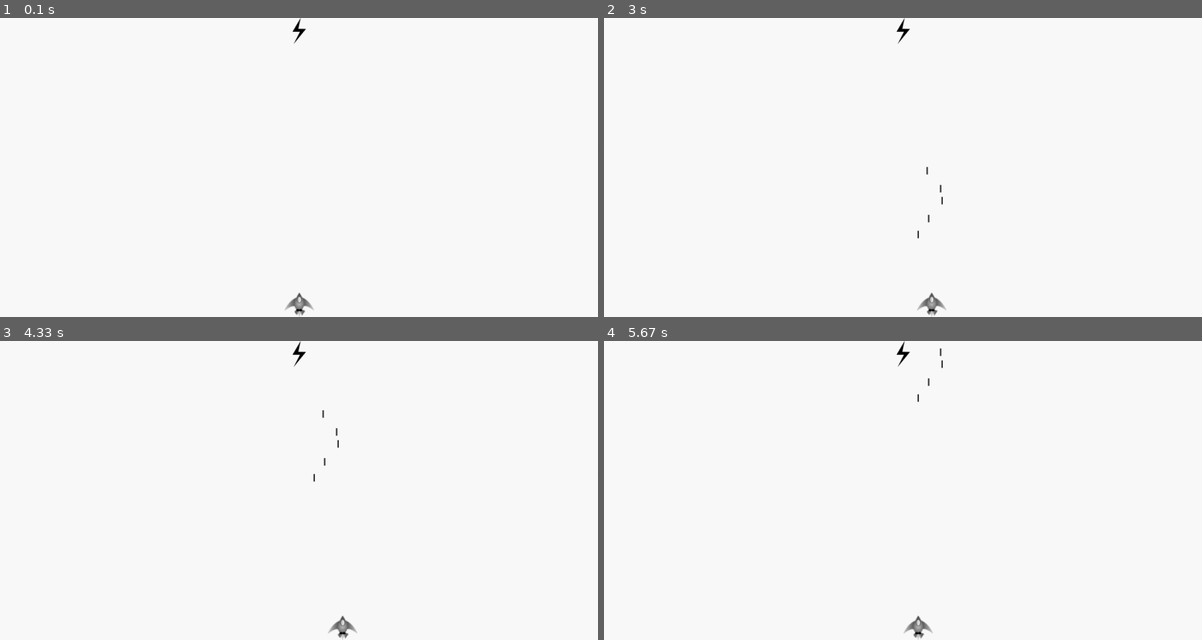
Above: before the commit, frames 1-4 (two rows, left to right).
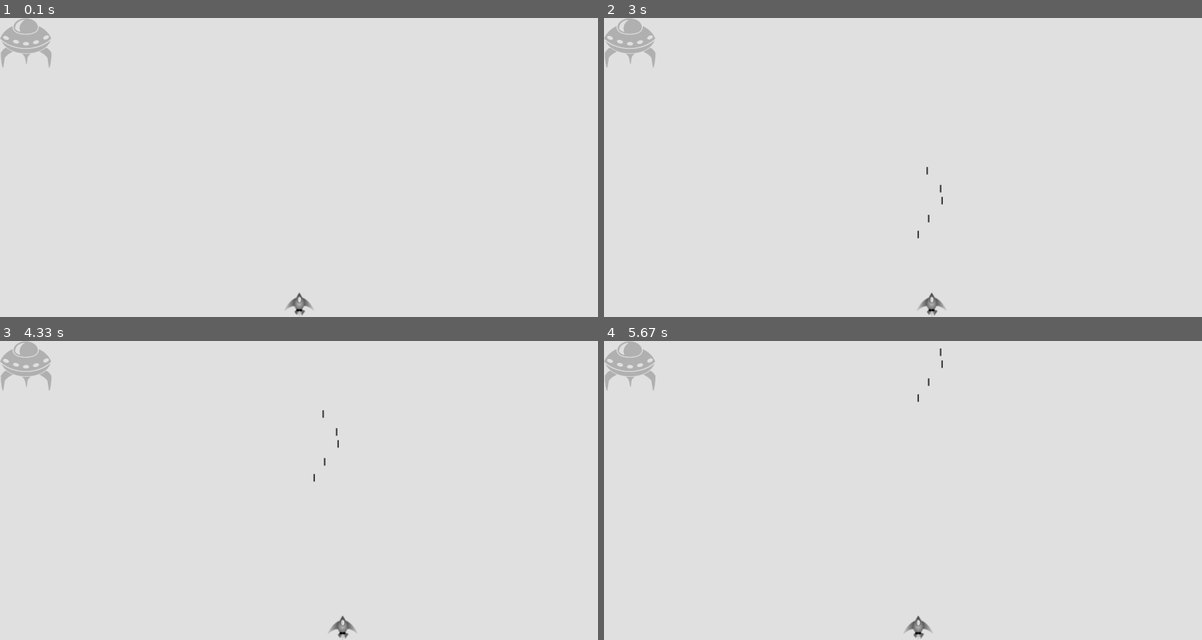
Above: after the commit, the same moments.

Repository: as8297/Mygame-Pygame
Game: pygame game, started from alien_invasion.py
The game is run twice, just before and just after one commit, with the same random seed, the same clock (stepped at 60 frames per second) and the same inputs.
Inputs:
- Up to frame 1 (0.1 s): no input
- Up to frame 2 (3 s): hold Right 0.33-0.8 s; hold Right 0.83-1.3 s; tap Space at 0.9, 1.2, 1.4, 1.7, 1.97, 2.27, 2.4, 2.7 s; hold Left 1.33-1.87 s; hold Left 1.9-2.3 s; hold Right 2.33-2.97 s
- Up to frame 3 (4.33 s): hold Left 3-3.47 s; tap Space at 3.07, 3.37, 3.57, 3.87, 4.07 s; hold Right 3.5-3.97 s; hold Right from 4 s (still down)
- Up to frame 4 (5.67 s): tap Space at 4.37, 4.57, 4.87, 5.13, 5.43, 5.57 s; release Right at 4.47 s; hold Left 4.5-5.03 s; hold Left 5.07-5.47 s; hold Right from 5.5 s (still down)

The runs differ from the first frame. In frame 1, 1.3% of the frame differs, in the area x 0-100%, y 0-100%; in frame 2, 1.3%; in frame 3, 1.3%; in frame 4, 1.3%.

Commit message:
rename bolt to alien_ship.using alien ship inplace of bolt

Diff:
--- a/alien_invasion.py
+++ b/alien_invasion.py
@@ -3,7 +3,7 @@
 from settings import Settings
 from ship import Ship
 import game_function as gf
-from bolt import Bolt
+from alien_ship import Alien_ship
 from pygame.sprite import Group
 
 def run_game():
@@ -26,8 +26,8 @@
     # Make a group to store bullets in.
     bullets = Group()
 
-    # Make a bolt
-    bolt = Bolt(screen)
+    # Make a alien_ship
+    alien_ship = Alien_ship(screen)
 
 
     #start with main loop
@@ -37,7 +37,7 @@
         #gf.check_events()
 
         # Tracking the elements movement
-        gf.check_events(ai_settings,screen,ship,bolt,bullets)
+        gf.check_events(ai_settings,screen,ship,alien_ship,bullets)
         ship.update()
 
         bullets.update()
@@ -46,6 +46,6 @@
         gf.update_bullets(bullets)
 
         # Screen Update Function
-        gf.update_screen(ai_settings,screen,ship,bolt,bullets)
+        gf.update_screen(ai_settings,screen,ship,alien_ship,bullets)
 
 run_game()
--- a/bolt.py
+++ b/alien_ship.py
@@ -1,18 +1,18 @@
 import pygame
 
-class Bolt():
+class Alien_ship():
 
     def __init__(self,screen):
-        ''' Initializing the Bolt and set its starting position '''
+        ''' Initializing the alien_ship and set its starting position '''
         self.screen = screen
 
         # Load the Bloat image and get its rectangle
-        self.image = pygame.image.load('images/Bolt.bmp')
+        self.image = pygame.image.load('images/alien_ship.bmp')
         self.rect = self.image.get_rect()
         self.screen_rect = screen.get_rect()
 
-        # starting each bolt at top+center of the screen
-        self.rect.centerx = self.screen_rect.centerx
+        # starting each alien_ship at top+center of the screen
+        self.rect.left = self.screen_rect.left
         self.rect.top = self.screen_rect.top
 
     def blitme(self):
--- a/game_function.py
+++ b/game_function.py
@@ -1,18 +1,18 @@
 import sys,pygame
 from bullet import Bullet
 
-def check_events(ai_settings, screen, ship, bolt, bullets) :
+def check_events(ai_settings, screen, ship, alien_ship, bullets) :
     ''' This checks actions and responds to the mouse and  keyboard input '''
     for event in pygame.event.get() :
         if event.type == pygame.QUIT :
             sys.exit()
         elif event.type == pygame.KEYDOWN :
-            key_press(event,ai_settings,screen,ship,bolt,bullets)
+            key_press(event,ai_settings,screen,ship,alien_ship,bullets)
         elif event.type == pygame.KEYUP :
             key_unpress(event,ship)
 
 # function to check wether any key is pressed
-def key_press(event,ai_settings,screen,ship,bolt,bullets):
+def key_press(event,ai_settings,screen,ship,alien_ship,bullets):
     """Respond to keypresses """
     if event.key == pygame.K_RIGHT:
         ship.moving_right = True
@@ -31,7 +31,7 @@
     if event.key == pygame.K_LEFT:
         ship.moving_left = False
 
-def update_screen(ai_settings,screen,ship,bolt,bullets):
+def update_screen(ai_settings,screen,ship,alien_ship,bullets):
     """Update images on the screen and flip to the new screen."""
     # Redraw the screen during each pass through the loop.
     screen.fill(ai_settings.bg_color)
@@ -41,7 +41,7 @@
         bullet.draw_bullet()
 
     ship.blitme()
-    bolt.blitme()
+    alien_ship.blitme()
 
     # Make the most recently drawn screen visible.
     pygame.display.flip()
--- a/settings.py
+++ b/settings.py
@@ -6,7 +6,7 @@
         # screen settings
         self.screen_width = 1200
         self.screen_height = 600
-        self.bg_color = (250,250,250)
+        self.bg_color = (226,226,226)
 
         # Ship settings
         self.ship_speed_factor = 1.5
Binary file added: images/alien_ship.bmp
